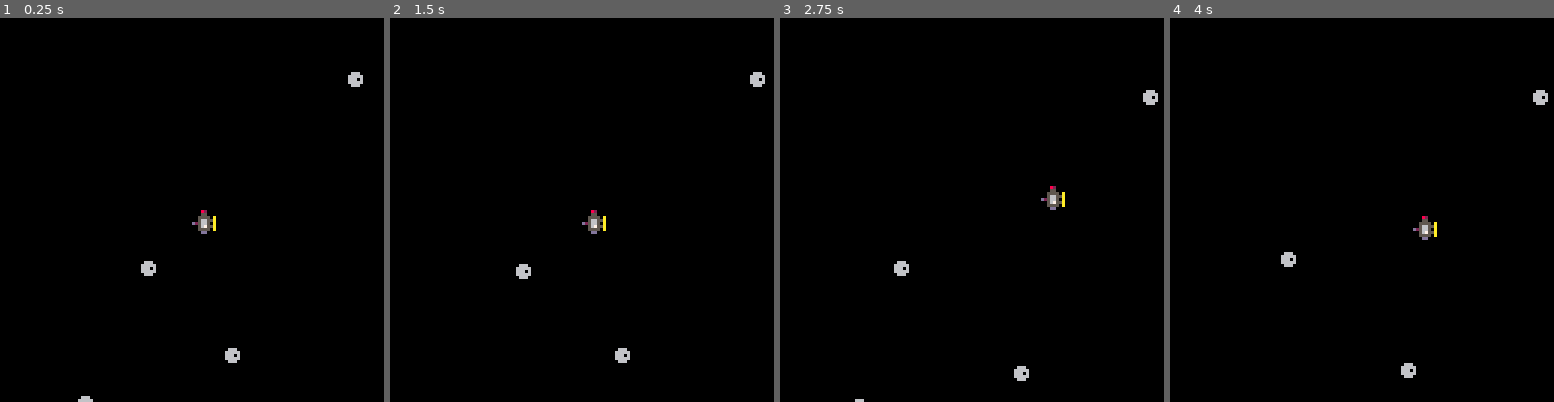
Above: before the commit, frames 1-4 (left to right).
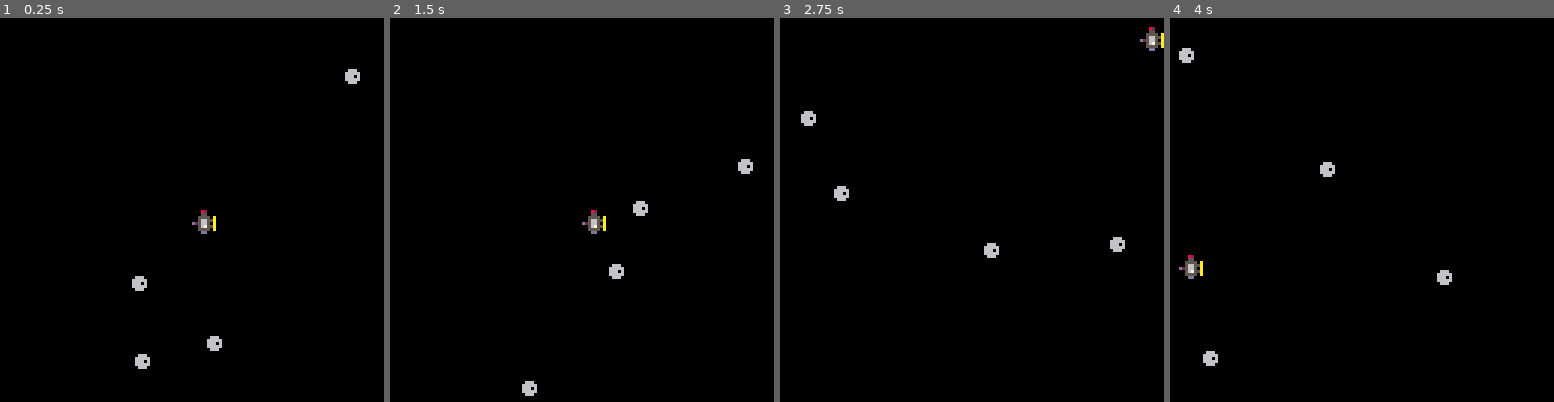
Above: after the commit, the same moments.

Repository: rej696/pico8
Game: PICO-8 cartridge sat/sat.p8
Two runs of this game, one before a commit and one after it. Both use one fixed random seed, a clock stepped at 60 frames per second and the inputs below.
Inputs:
- Up to frame 1 (0.25 s): no input
- Up to frame 2 (1.5 s): no input
- Up to frame 3 (2.75 s): hold Right 1.6-2.1 s; hold Up 2.15-2.42 s; hold Right from 2.47 s (still down)
- Up to frame 4 (4 s): release Right at 3.03 s; hold Left 3.08-3.58 s; hold Down 3.63-3.97 s

The runs differ from the first frame. In frame 1, 0.8% of the frame differs, in the area x 20-95%, y 13-100%; in frame 2, 0.9%; in frame 3, 1.3%, in the area x 5-100%, y 2-100%; in frame 4, 1.3%.

Commit message:
update sat game

Diff:
--- a/sat/sat.p8
+++ b/sat/sat.p8
@@ -1,6 +1,7 @@
 pico-8 cartridge // http://www.pico-8.com
 version 42
 __lua__
+#include sat.lua
 
 me = {}
 
@@ -15,6 +16,8 @@
    self.sprite = 1
    self.x = rnd(128)
    self.y = rnd(128)
+   self.xvel = 0
+   self.yvel = 0
 end
 
 function render(self)
@@ -26,22 +29,51 @@
    me.sprite = 2
    me.x = 64
    me.y = 64
+   me.xvel = 0
+   me.yvel = 0
    apply(init_asteroid, asteroids)
 end
 
 function move(self)
-   if (btn(0)) self.x -= 1
-   if (btn(1)) self.x += 1
-   if (btn(2)) self.y -= 1
-   if (btn(3)) self.y += 1
+   if (btn(0)) self.xvel -= 1
+   if (btn(1)) self.xvel += 1
+   if (btn(2)) self.yvel -= 1
+   if (btn(3)) self.yvel += 1
+   update_vel(self)
+end
+
+function update_vel(self)
+   local lim = 5
+   if (self.xvel > lim) self.xvel = lim
+   if (self.xvel < -lim) self.xvel = -lim
+   if (self.yvel > lim) self.yvel = lim
+   if (self.yvel < -lim) self.yvel = -lim
+
+   self.x += self.xvel
+   if self.x > 120 then
+     self.x = 120
+     self.xvel = -1
+   elseif self.x <= 0 then
+     self.x = 0
+     self.xvel = 1
+   end
+   self.y += self.yvel
+   if self.y > 120 then
+     self.y = 120
+     self.yvel = -1
+   elseif self.y <= 0 then
+     self.y = 0
+     self.yvel = 1
+   end
 end
 
 function rand_move(self)
    switch = ceil(rnd(4))
-   if (switch == 1) self.x -= 1
-   if (switch == 2) self.x += 1
-   if (switch == 3) self.y -= 1
-   if (switch == 4) self.y += 1
+   if (switch == 1) self.xvel -= 1
+   if (switch == 2) self.xvel += 1
+   if (switch == 3) self.yvel -= 1
+   if (switch == 4) self.yvel += 1
+   update_vel(self)
 end
 
 function apply(func, tbl)
@@ -66,6 +98,23 @@
 --     render(a)
 --   end
 end
+-->8
+
+
+function rotate(x, y, rot, mx, my, w, flip, scale)
+  scale = scale or 1
+  local halfw, cx = scale * -w/2, mx + 0.5
+  local cy, cs, ss = my - halfw/scale, cos(rot)/scale, sin(rot)/scale
+  local sx = cx + cs * halfw
+  local sy = cy + ss * halfw
+  local hx = w * (flip and -4 or 4) * scale
+  local hy = w * 4 * scale
+  for py = y - hy, y + hy do
+   tline(x - hx, py, x + hx, py, sx - ss * halfw, sy + cs * halfw, cs/8, ss/8)
+   halfw += 0.125
+  end
+end
+
 __gfx__
 00000000000000000008200000000000000000000000000000000000000000000000000000000000000000000000000000000000000000000000000000000000
 00000000006660000005500000000000000000000000000000000000000000000000000000000000000000000000000000000000000000000000000000000000
Empty file added: sat/sat.lua
